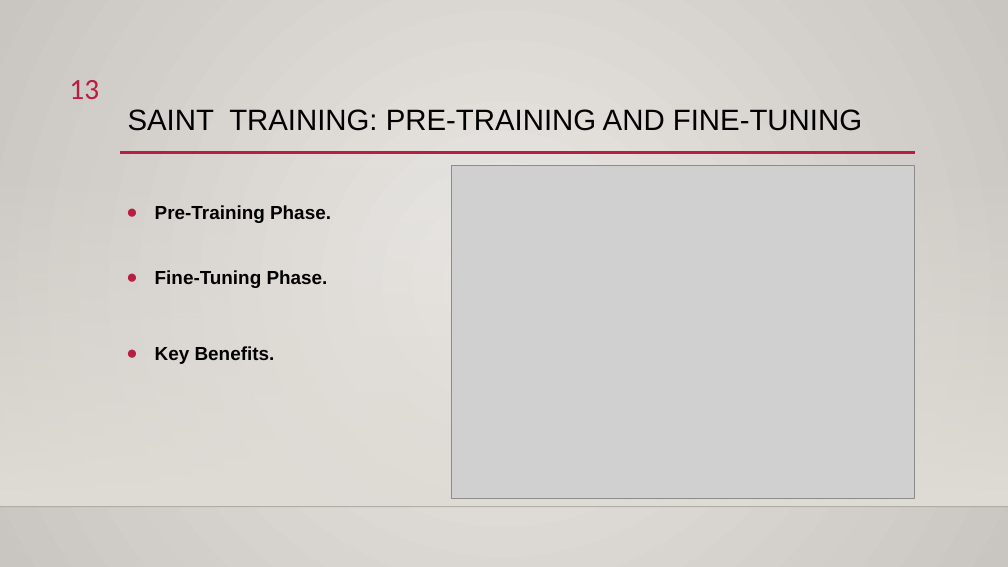
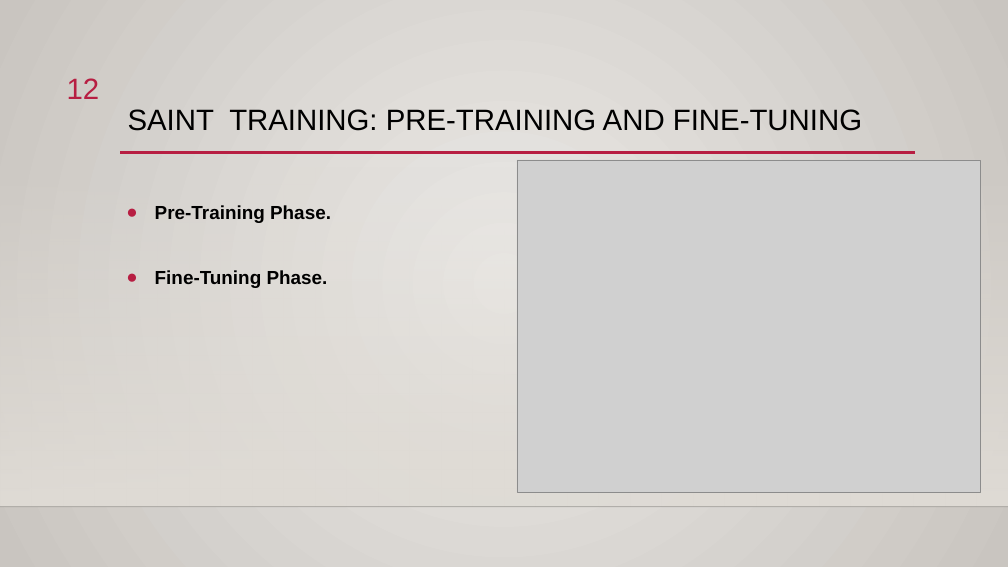
Before and after one commit to mahersalman/life-expectancy, a slide deck: slide 12 of Presentation.pptx (slide 13 before the commit). Drawn at 1008x567 pixels with LibreOffice and Linux fonts; fonts in the diff are those of the drawing; grey boxes stand for pictures; background and template pictures are left out. Boxes give left, top, right and bottom in pixels: in the first picture for what was removed or moved away, otherwise in the second. Text is boxed around its words. In the diff, an @@ line names an element or a change of style, - is before the commit and + after.

```diff
--- a/Presentation.pptx
+++ b/Presentation.pptx
@@ page number at (67, 78, 100, 99): text changed; font Calibri to Arial @@
-13
+12
@@ picture: place and size @@
-picture at (451, 166, 914, 498)
+picture at (517, 160, 980, 492)
@@ text at (155, 346, 275, 364): paragraph removed @@
-● Key Benefits.
```
Also in this commit, not shown: 12 other slides changed, 1 slide added, 1 slide removed, 2 other files.
